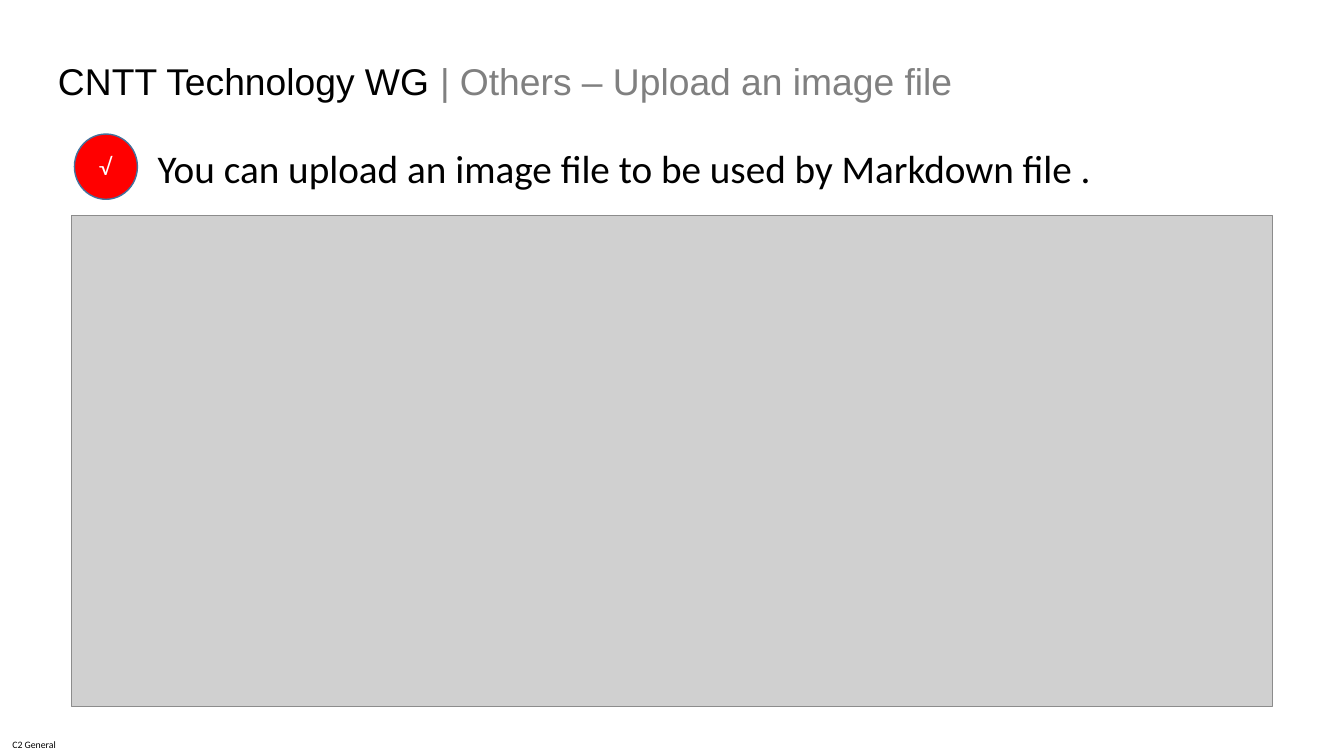
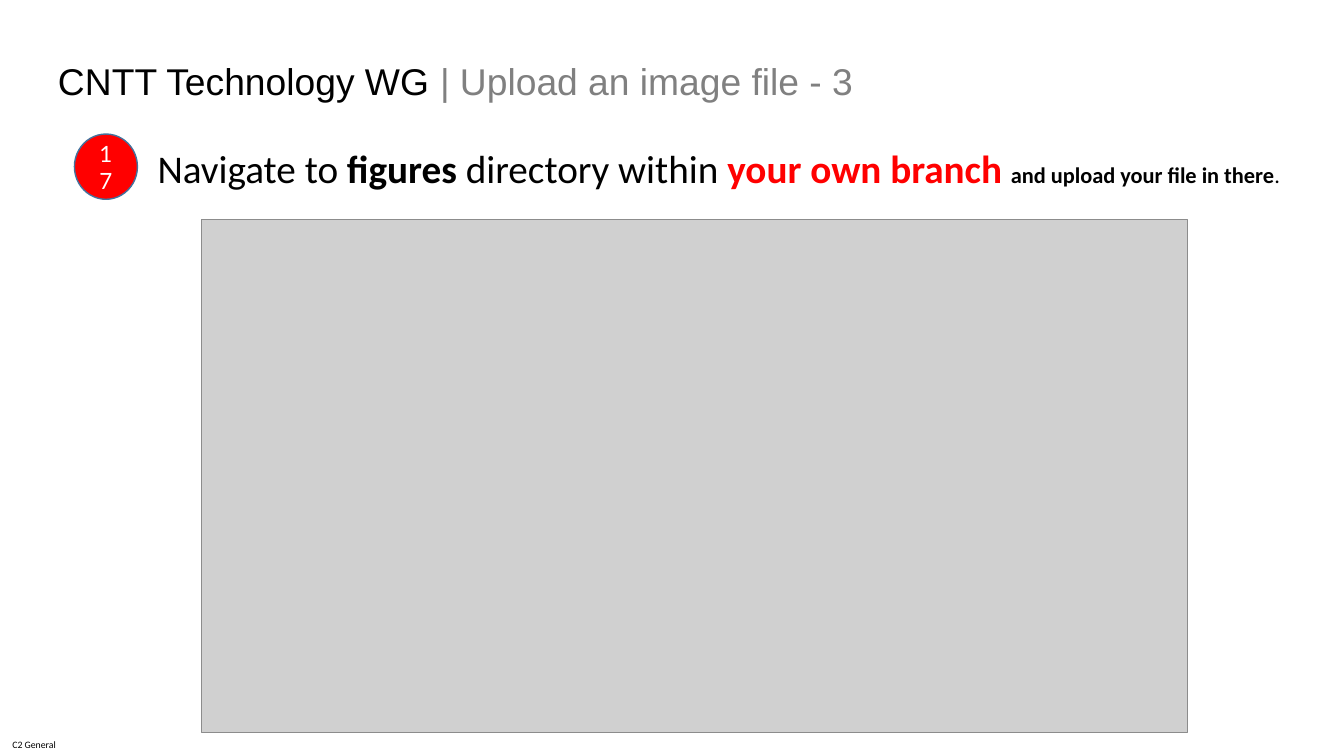
Before and after one commit to anuket-project/anuket-specifications, a slide deck: slide 19 of artifacts/CNTT_GitHub_Technical_WG_Process.pptx (slide 15 before the commit). Drawn at 1344x756 pixels with LibreOffice and Linux fonts; fonts in the diff are those of the drawing; grey boxes stand for pictures. Boxes give left, top, right and bottom in pixels: in the first picture for what was removed or moved away, otherwise in the second. Text is boxed around its words. In the diff, an @@ line names an element or a change of style, - is before the commit and + after.

```diff
--- a/artifacts/CNTT_GitHub_Technical_WG_Process.pptx
+++ b/artifacts/CNTT_GitHub_Technical_WG_Process.pptx
@@ text at (x1=58, y1=68, x2=853, y2=103): text changed @@
-CNTT Technology WG | Others – Upload an image file
+CNTT Technology WG | Upload an image file - 3
@@ text in ellipse at (x1=75, y1=134, x2=137, y2=200): text changed @@
-√
+17
@@ text at (x1=158, y1=155, x2=1280, y2=190): text changed; bold on @@
-You can upload an image file to be used by Markdown file .
+Navigate to figures directory within your own branch and upload your file in there.
@@ picture resized from (x1=72, y1=216, x2=1273, y2=707) to (x1=202, y1=220, x2=1188, y2=733) @@
```
Also in this commit, not shown: 1 other slide changed, 9 slides added.
